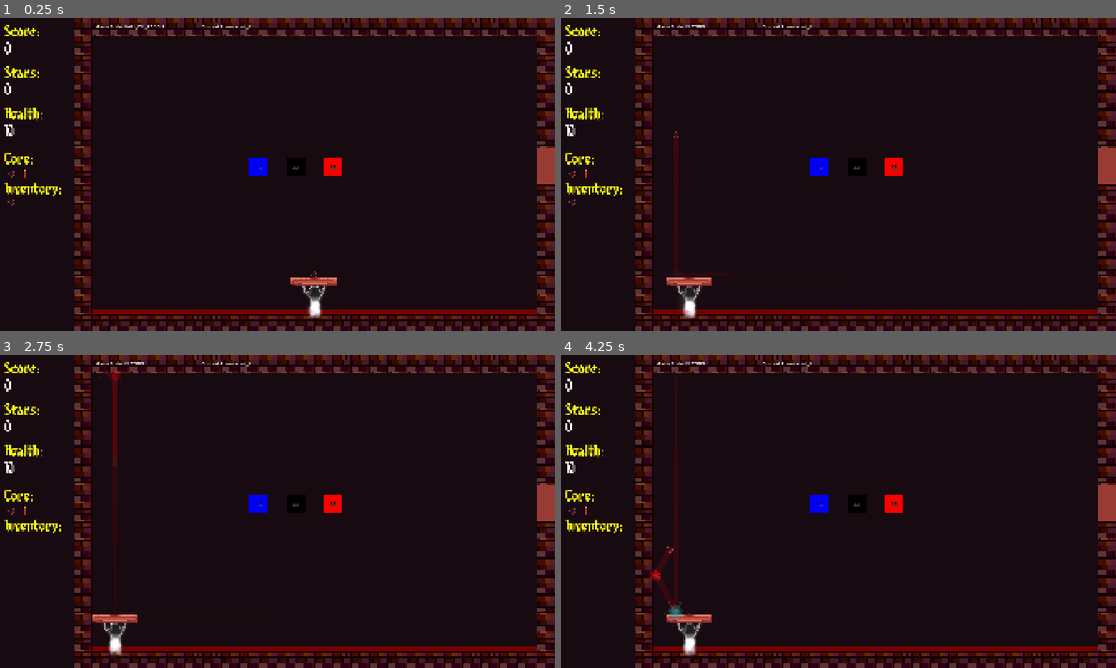
Above: before the commit, frames 1-4 (two rows, left to right).
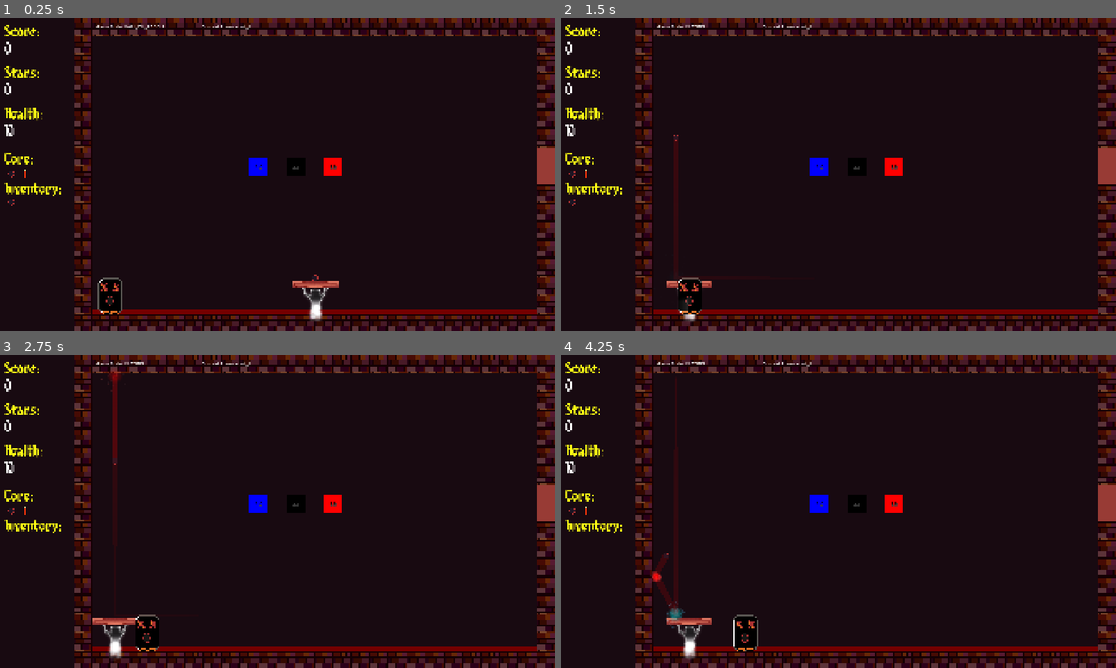
Above: after the commit, the same moments.

Repository: lostpoet999/escape_to_marty
Game: Godot game, scene res://scenes_and_scripts/levels/test_scene.tscn
The game is run twice, just before and just after one commit, with the same random seed, the same clock (stepped at 60 frames per second) and the same inputs. This scene is started directly instead of the project's main scene. Sound files missing from this copy of the repository are replaced by a short silence.
Inputs (mouse positions are in pixels of both pictures, inside the frame that each line leads up to):
- Up to frame 1 (0.25 s): no input
- Up to frame 2 (1.5 s): click (572, 174) at 0.52 s; click (583, 174) at 1.27 s
- Up to frame 3 (2.75 s): click (11, 539) at 2.02 s
- Up to frame 4 (4.25 s): click (572, 511) at 2.77 s; click (583, 511) at 3.52 s

The runs differ from the first frame. In frame 1, 0.7% of the frame differs, in the area x 17-62%, y 80-97%; in frame 2, 0.6%; in frame 3, 0.6%; in frame 4, 0.8%, in the area x 16-36%, y 61-98%.

Commit message:
feat: placeable enemies base and blocker enemies (WIP)

Diff:
--- /dev/null
+++ b/scenes_and_scripts/enemies/enemy_action_base.gd
@@ -0,0 +1,8 @@
+class_name EnemyActions
+extends Resource
+
+enum ActionTypes{Move, Damage, Stun}
+
+@export var action_name: String
+@export var action_type: ActionTypes
+@export var clamp_paddle: bool
--- /dev/null
+++ b/scenes_and_scripts/enemies/hop_right.gd
@@ -0,0 +1,21 @@
+class_name HopRight
+extends EnemyActions
+
+@export var right_distance: float
+@export var up_distance: float
+@export var speed: float
+@export var max_hops: int
+@export var back_chance: float
+var hops: int = 0
+
+func reset()->void:
+	hops = 0
+
+func execute_action(actor: Variant)->void:
+	if hops < max_hops:
+		if hops > 2:
+			if randf_range(1, 100) < back_chance:
+				actor.position.x -= right_distance
+				return
+		actor.position.x += right_distance
+		hops +=1
--- /dev/null
+++ b/scenes_and_scripts/enemies/hop_right.tres
@@ -0,0 +1,12 @@
+[gd_resource type="Resource" script_class="HopRight" format=3 uid="uid://b35bxjo42acuj"]
+
+[ext_resource type="Script" uid="uid://bggdt68lamuu7" path="res://scenes_and_scripts/enemies/hop_right.gd" id="1_igphw"]
+
+[resource]
+script = ExtResource("1_igphw")
+right_distance = 64.0
+up_distance = 32.0
+speed = 5.0
+max_hops = 5
+action_name = "Hop Right"
+metadata/_custom_type_script = "uid://bggdt68lamuu7"
--- /dev/null
+++ b/scenes_and_scripts/enemies/no_see_me_demon/deon.gd
@@ -0,0 +1,2 @@
+class_name Deon
+extends PlacedEnemy
--- /dev/null
+++ b/scenes_and_scripts/enemies/no_see_me_demon/deon.tscn
@@ -0,0 +1,33 @@
+[gd_scene format=3 uid="uid://2uuvqoi4v3hm"]
+
+[ext_resource type="Script" uid="uid://dhe5qpjvtwdru" path="res://scenes_and_scripts/enemies/no_see_me_demon/deon.gd" id="1_dj3le"]
+[ext_resource type="Script" uid="uid://bbq2uibufrs08" path="res://scenes_and_scripts/enemies/enemy_action_base.gd" id="2_2bfs3"]
+[ext_resource type="Texture2D" uid="uid://cboka5a50o6me" path="res://scenes_and_scripts/enemies/no_see_me_demon/no-see-me-demon.png" id="2_ivtob"]
+[ext_resource type="Script" uid="uid://bggdt68lamuu7" path="res://scenes_and_scripts/enemies/hop_right.gd" id="3_2bfs3"]
+
+[sub_resource type="Resource" id="Resource_2bfs3"]
+script = ExtResource("3_2bfs3")
+right_distance = 64.0
+up_distance = 32.0
+speed = 5.0
+max_hops = 7
+back_chance = 30.0
+action_name = "HopRight"
+clamp_paddle = true
+metadata/_custom_type_script = "uid://bggdt68lamuu7"
+
+[sub_resource type="RectangleShape2D" id="RectangleShape2D_2bfs3"]
+size = Vector2(84, 126)
+
+[node name="Deon" type="CharacterBody2D" unique_id=1934117901]
+script = ExtResource("1_dj3le")
+action_pool = Array[ExtResource("2_2bfs3")]([SubResource("Resource_2bfs3")])
+action_timer = 1.0
+is_blocker = true
+
+[node name="NoSeeMeDemon" type="Sprite2D" parent="." unique_id=2032254832]
+texture = ExtResource("2_ivtob")
+
+[node name="CollisionShape2D" type="CollisionShape2D" parent="." unique_id=1655691252]
+position = Vector2(0, 1)
+shape = SubResource("RectangleShape2D_2bfs3")
--- /dev/null
+++ b/scenes_and_scripts/enemies/place_enemy.gd
@@ -0,0 +1,42 @@
+class_name PlacedEnemy
+extends CharacterBody2D
+
+@export var action_pool: Array [EnemyActions]
+@export var action_timer: float
+@export var is_blocker: bool
+var timer: Timer
+
+func _ready()->void:
+	if is_blocker: Signalbus.blocker_added.emit(self)
+	var duped: Array[EnemyActions] = []
+	for action in action_pool:
+		duped.append(action.duplicate(true))
+	action_pool = duped
+	if timer == null:
+		timer = Timer.new()
+		self.add_child(timer)
+	timer.timeout.connect(pick_action)
+	timer.wait_time = action_timer
+	start_action_timer()
+
+func die()->void:
+	if is_blocker: Signalbus.blocker_removed.emit(self)
+
+func pick_action()->void:
+	print("pick action entered")
+	if !action_pool.is_empty():
+		var action = action_pool.pick_random()
+		action.execute_action(self)
+		if is_blocker:
+			if action.action_type == action.ActionTypes.Move: Signalbus.blocker_moved.emit(self)
+		timer.wait_time = action_timer
+
+func get_edge():#called from paddle
+	#check if left or right of paddle
+	#use position +/- half of width to get edge
+	#return edge
+	pass
+
+func start_action_timer()->void:
+	timer.wait_time = action_timer
+	timer.start()
--- a/scenes_and_scripts/levels/room_base.tscn
+++ b/scenes_and_scripts/levels/room_base.tscn
@@ -357,6 +357,12 @@
 
 [node name="Spawners" type="Node2D" parent="PlayArea" unique_id=1587044855]
 position = Vector2(-281, 0)
+
+[node name="side_wall_spawn_left_1" type="Marker2D" parent="PlayArea/Spawners" unique_id=876214005]
+position = Vector2(192, 960)
+
+[node name="side_wall_spawn_right_1" type="Marker2D" parent="PlayArea/Spawners" unique_id=1065147827]
+position = Vector2(1984, 960)
 
 [node name="Background" type="ColorRect" parent="PlayArea" unique_id=306947289]
 z_index = -1
@@ -374,7 +380,7 @@
 metadata/_edit_lock_ = true
 
 [node name="Paddle" parent="." unique_id=146319671 instance=ExtResource("6_fuowh")]
-position = Vector2(1088, 913)
+position = Vector2(1091, 923)
 scale = Vector2(1.3, 1)
 
 [node name="Ball" parent="." unique_id=776217501 instance=ExtResource("7_701b8")]
--- a/scenes_and_scripts/levels/test_scene.tscn
+++ b/scenes_and_scripts/levels/test_scene.tscn
@@ -2,6 +2,7 @@
 
 [ext_resource type="PackedScene" uid="uid://bea1h3570swpu" path="res://scenes_and_scripts/levels/room_base.tscn" id="1_mohje"]
 [ext_resource type="PackedScene" uid="uid://cm1kspxv86400" path="res://scenes_and_scripts/bricks/open_seal.tscn" id="2_v1bgv"]
+[ext_resource type="PackedScene" uid="uid://2uuvqoi4v3hm" path="res://scenes_and_scripts/enemies/no_see_me_demon/deon.tscn" id="3_v1bgv"]
 
 [node name="room_base" unique_id=565861230 instance=ExtResource("1_mohje")]
 
@@ -20,3 +21,6 @@
 stages = Dictionary[int, float]({
 1: 3.0
 })
+
+[node name="Deon" parent="." index="11" unique_id=1934117901 instance=ExtResource("3_v1bgv")]
+position = Vector2(384, 960)
--- a/scenes_and_scripts/player/paddle.gd
+++ b/scenes_and_scripts/player/paddle.gd
@@ -29,6 +29,8 @@
 @export var paddle_powerups: Array[PaddlePowerup]
 @export var active_paddle_powerup: PaddleActive #will type cast later
 @onready var projectiles: Node = $"../Projectiles"
+
+var blocker_enemies: Array[PlacedEnemy] #hold blocker enemies in paddle path
 
 
 func _ready() -> void:
@@ -73,6 +75,22 @@
 	# Offset by wall collision half-size (32) to get inner edges
 	left_bound = min_x + 32.0 + half_width
 	right_bound = max_x - 32.0 - half_width
+
+func add_blocker()->void:
+	#add blocker to array
+	pass
+
+func remove_blocker_enemy()->void:
+	#remove blocker from array
+	pass
+
+func _calculate_blockers_bound()-> void:
+	#on add/remove blocker or when blocker moves
+	#filter to all blockers to the left of the paddle
+		#scan for one with right edge closes
+	#filter to all blockers to the right of the paddle
+		#scn for one with mose left edge
+	pass
 
 func _assign_active_powerup(item: PaddleActive)->void:
 	active_paddle_powerup = item
--- a/scenes_and_scripts/singletons/signalbus.gd
+++ b/scenes_and_scripts/singletons/signalbus.gd
@@ -113,3 +113,11 @@
 ##Connects: inventory.gd, paddle.gd
 @warning_ignore("unused_signal")
 signal paddle_swap_resolved(item: PaddleActive)
+
+## =============================================================================
+## Enemy Signals
+## =============================================================================
+@warning_ignore("unused_signal")
+signal blocker_added(enemy: PlacedEnemy)
+signal blocker_removed(enemy: PlacedEnemy)
+signal blocker_moved(enemy: PlacedEnemy)
--- a/scenes_and_scripts/walls/64x64_brownish_wall.tscn
+++ b/scenes_and_scripts/walls/64x64_brownish_wall.tscn
@@ -5,7 +5,7 @@
 [sub_resource type="RectangleShape2D" id="RectangleShape2D_pk4ev"]
 size = Vector2(64, 64)
 
-[node name="BorderWall" type="Area2D" unique_id=618575957 groups=["walls"]]
+[node name="BorderWall" type="Area2D" unique_id=88737804 groups=["walls"]]
 
 [node name="CollisionShape2D" type="CollisionShape2D" parent="." unique_id=363479540]
 shape = SubResource("RectangleShape2D_pk4ev")
Not shown, added: scenes_and_scripts/enemies/enemy_action_base.gd.uid
Renamed: scenes_and_scripts/enemies/enemy.gd -> scenes_and_scripts/enemies/falling_enemy.gd
Renamed: scenes_and_scripts/enemies/enemy.gd.uid -> scenes_and_scripts/enemies/falling_enemy.gd.uid
Not shown, added: scenes_and_scripts/enemies/hop_right.gd.uid
Not shown, added: scenes_and_scripts/enemies/no_see_me_demon/deon.gd.uid
Binary file added: scenes_and_scripts/enemies/no_see_me_demon/no-see-me-demon.png
Not shown, added: scenes_and_scripts/enemies/no_see_me_demon/no-see-me-demon.png.import
Not shown, added: scenes_and_scripts/enemies/place_enemy.gd.uid
